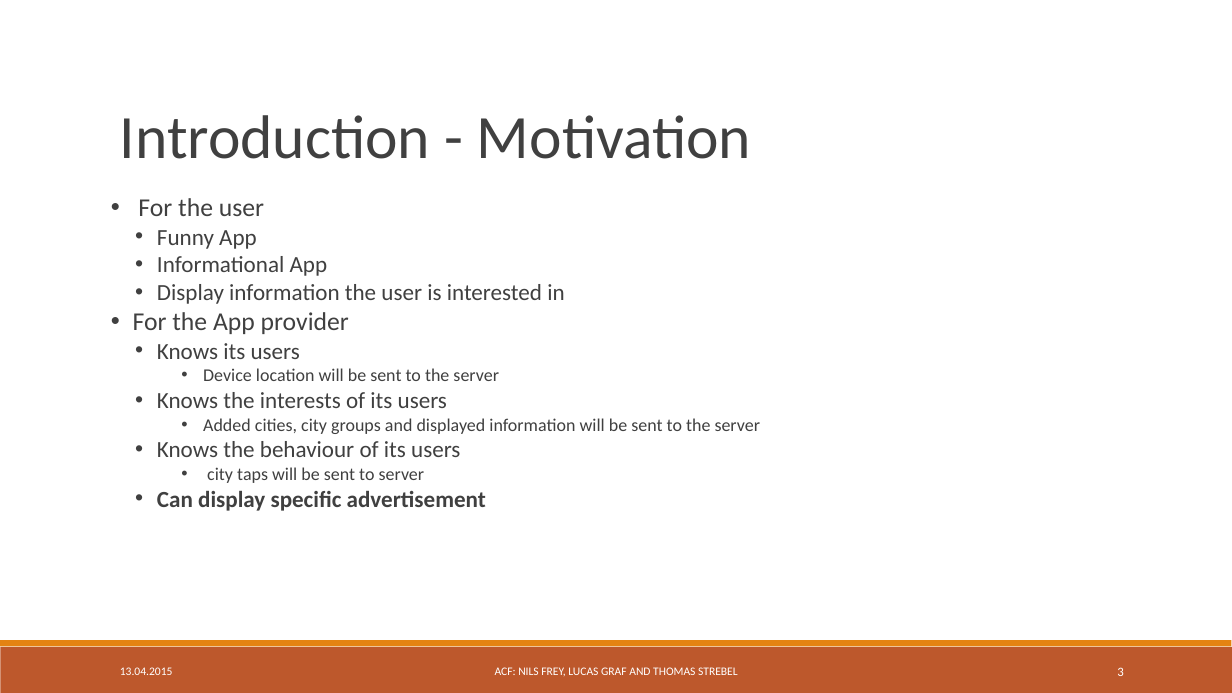
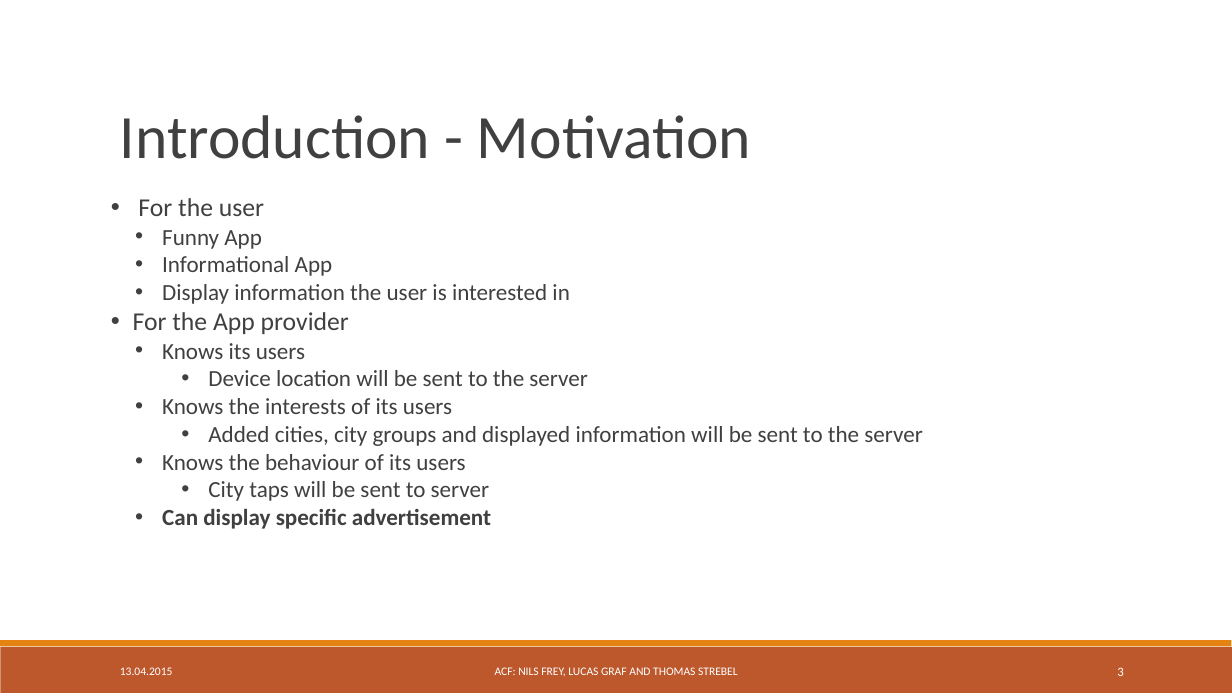
Before and after one commit to freyn42/TSM_MobOp, a slide deck: slide 3 of Presentation/TSM_MobOp Mini Project.ppt. Drawn at 1232x693 pixels with LibreOffice and Linux fonts; fonts in the diff are those of the drawing. Boxes give left, top, right and bottom in pixels: in the first picture for what was removed or moved away, otherwise in the second. Text is boxed around its words. In the diff, an @@ line names an element or a change of style, - is before the commit and + after.

```diff
--- a/Presentation/TSM_MobOp Mini Project.ppt
+++ b/Presentation/TSM_MobOp Mini Project.ppt
@@ text at bbox=[208, 370, 922, 446]: size 14 to 18 pt in "Device location will be sent to the ...", "Added cities, city groups and displayed information ..." @@
@@ text at bbox=[208, 481, 489, 501]: text changed; size 14 to 18 pt @@
-    • city taps will be sent to server
+    • City taps will be sent to server
```
Also in this commit, not shown: 5 other slides changed, 1 other file.
